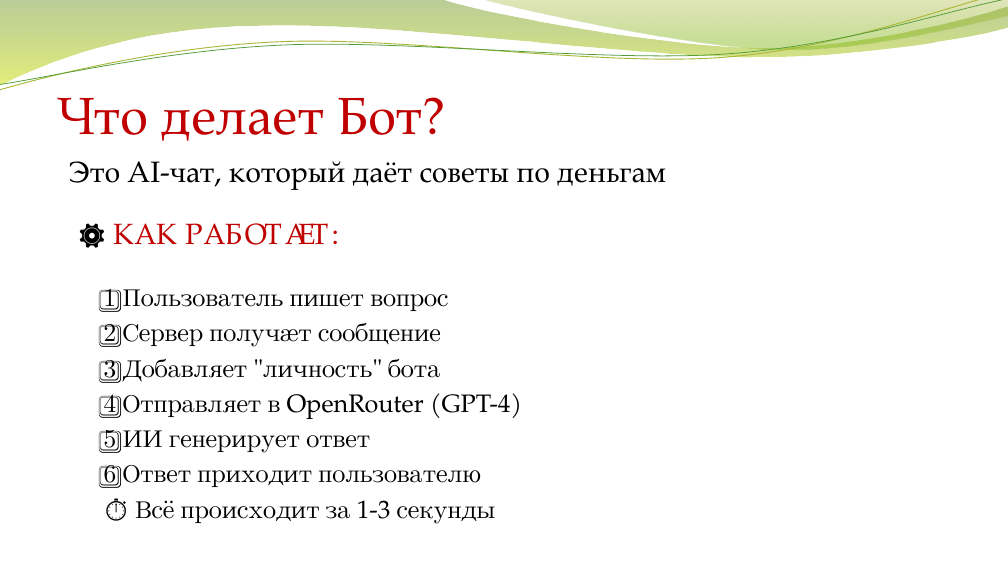
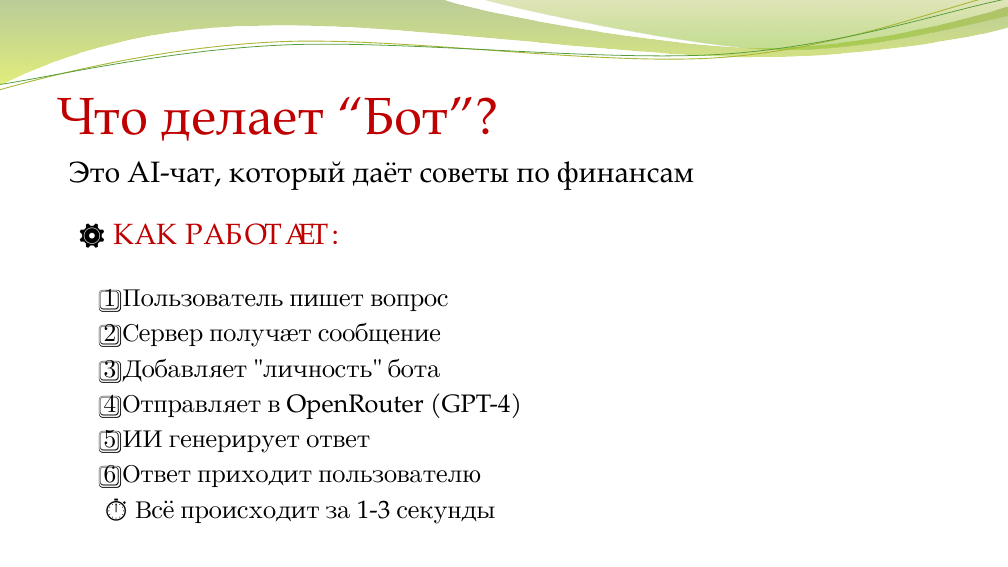
Before and after one commit to XNomid/Project-WebServer-API, a slide deck: slide 3 of FinanceGuru.pptx. Drawn at 1008x567 pixels with LibreOffice and Linux fonts; fonts in the diff are those of the drawing; background and template pictures are left out. Boxes give left, top, right and bottom in pixels: in the first picture for what was removed or moved away, otherwise in the second. Text is boxed around its words. In the diff, an @@ line names an element or a change of style, - is before the commit and + after.

```diff
--- a/FinanceGuru.pptx
+++ b/FinanceGuru.pptx
@@ title at (57,97,498,141): text changed @@
-Что делает Бот?
+Что делает “Бот”?
@@ text at (69,161,694,190): text changed @@
-Это AI-чат, который даёт советы по деньгам
+Это AI-чат, который даёт советы по финансам
```
Also in this commit, not shown: 1 other slide changed, 1 slide added.
